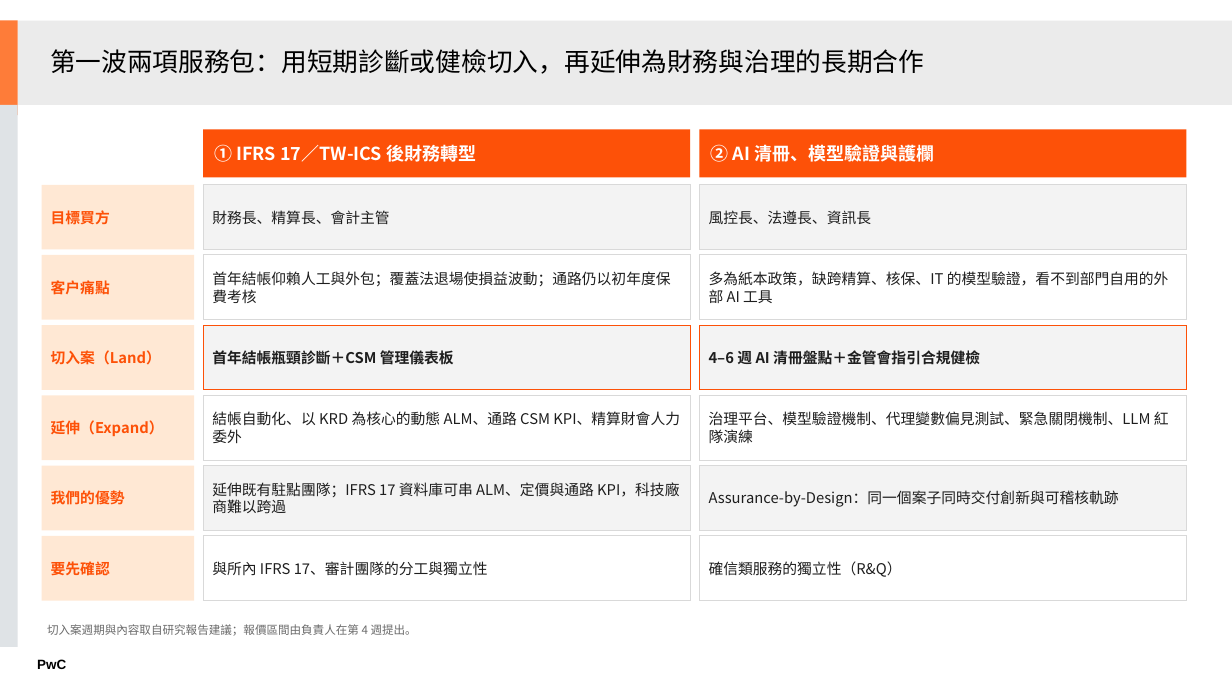
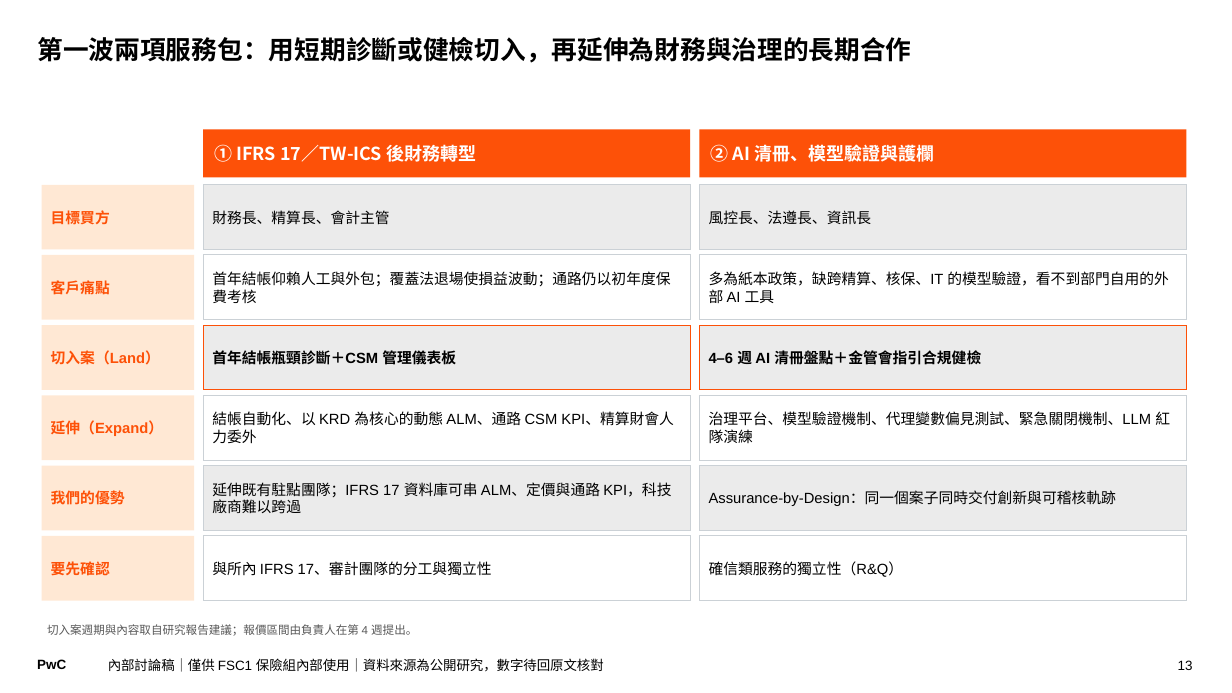
Before and after one commit to Robshao/PwC_FSC1, a slide deck: slide 13 of research/insurtech-2026/保險科技服務優先順序_會議簡報.pptx. Drawn at 1232x693 pixels with LibreOffice and Linux fonts; fonts in the diff are those of the drawing. Boxes give left, top, right and bottom in pixels: in the first picture for what was removed or moved away, otherwise in the second. Text is boxed around its words. In the diff, an @@ line names an element or a change of style, - is before the commit and + after.

```diff
--- a/research/insurtech-2026/保險科技服務優先順序_會議簡報.pptx
+++ b/research/insurtech-2026/保險科技服務優先順序_會議簡報.pptx
@@ rectangle removed at (0,20,18,115) @@
@@ rectangle removed at (18,20,1232,104) @@
@@ title "第一波兩項服務包：用短期診斷或健檢切入，再延伸為財務與治理的長期合作": place and size @@
-title "第一波兩項服務包：用短期診斷或健檢切入，再延伸為財務與治理的長期合作" at (50,49,924,74)
+title "第一波兩項服務包：用短期診斷或健檢切入，再延伸為財務與治理的長期合作" at (37,37,911,63)
@@ title "第一波兩項服務包：用短期診斷或健檢切入，再延伸為財務與治理的長期合作" at (37,37,911,63): font Noto Sans CJK TC to TeX Gyre Schola, bold on; line spacing 0.85 to 0.9; vertical alignment middle to top @@
@@ rectangle removed at (0,105,18,648) @@
@@ rectangle "首年結帳瓶頸診斷＋CSM 管理儀表板" at (203,325,690,390): font Noto Sans CJK TC to Arial, text colour #1E1E1E to #000000; fill #F3F3F3 to #EBEBEB @@
@@ rectangle "4–6 週 AI 清冊盤點＋金管會指引合規健檢" at (700,325,1187,390): font Noto Sans CJK TC to Arial, text colour #1E1E1E to #000000; fill #F3F3F3 to #EBEBEB @@
@@ font Noto Sans CJK TC to Arial in 3 elements at (42,255,194,320), (42,325,194,390), (42,396,194,460) @@
@@ font Noto Sans CJK TC to Arial, text colour #1E1E1E to #000000; fill #F3F3F3 to #EBEBEB; outline #D9D9D9 0.75 pt to #CBD1D6 0.75 pt in 4 elements at (203,185,690,250), (203,466,690,531), (700,185,1187,250), (700,466,1187,531) @@
@@ font Noto Sans CJK TC to Arial, text colour #1E1E1E to #000000; outline #D9D9D9 0.75 pt to #CBD1D6 0.75 pt in 6 elements at (203,255,690,320), (203,396,690,460), (203,536,690,601), (700,255,1187,320), (700,396,1187,460), (700,536,1187,601) @@
@@ text "切入案週期與內容取自研究報告建議；報價區間由負責人在第 4 週提出。" at (47,624,417,636): font Noto Sans CJK TC to Arial, text colour #6B6B6B to #595959 @@
@@ text added at (108,658,604,672), 10.5 pt, text #000000 @@
+內部討論稿｜僅供 FSC1 保險組內部使用｜資料來源為公開研究，數字待回原文核對
@@ page number added at (1178,660,1193,670), 10.5 pt, text #000000 @@
+13
```
Also in this commit, not shown: 23 other slides changed, 9 other files.
